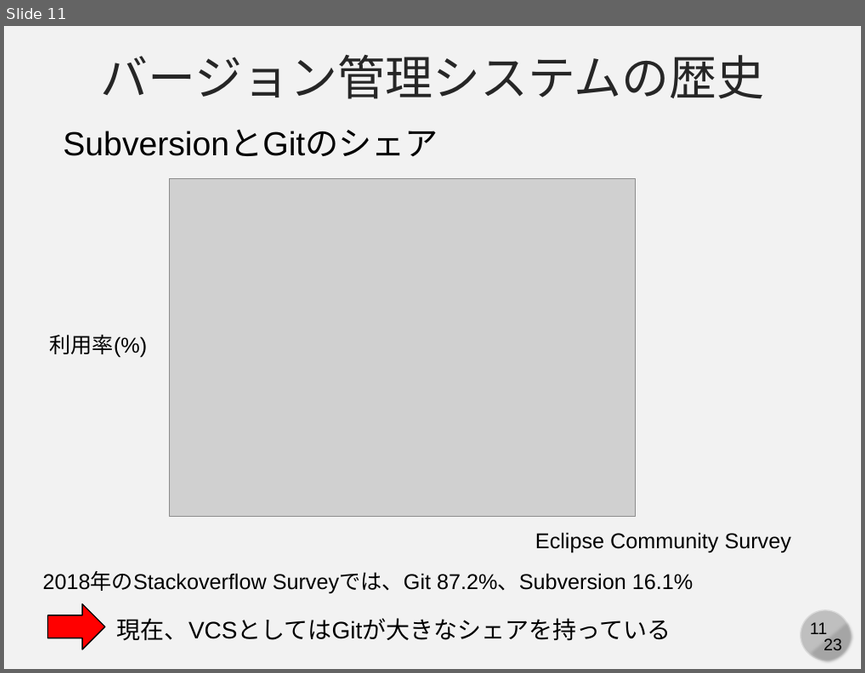
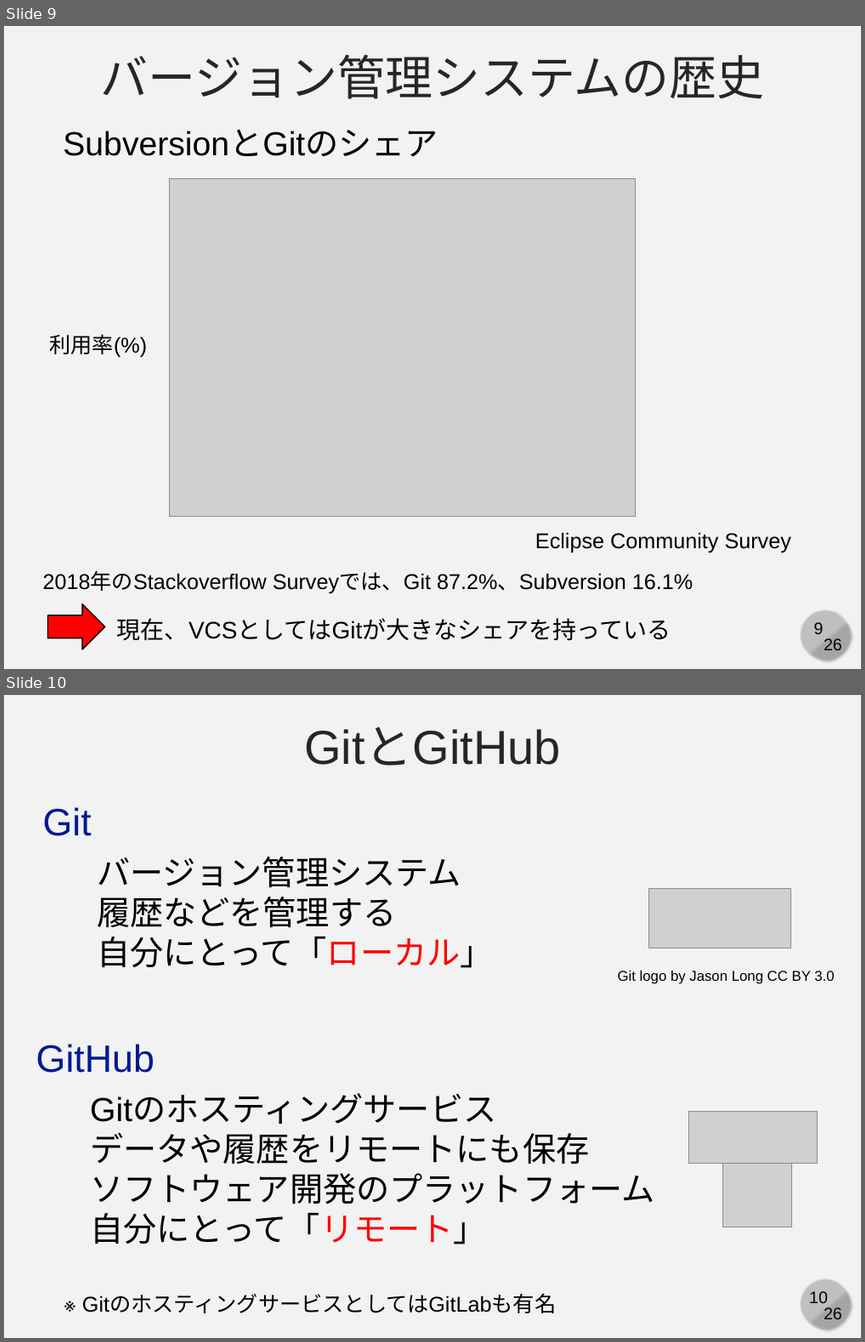
Before and after one commit to cpss2026-git/cpss2026-git.github.io, a slide deck: 01-lecture-git-basic/slides/01-a-vcs.pptx. Shown one above the other, each under a label of ours: slide 11 before the commit, slides 9 and 10 after it. The pictures are 865x673 and 865x1342 pixels, drawn with LibreOffice and Linux fonts; fonts in the diff are those of the drawing; grey boxes stand for pictures. Boxes give left, top, right and bottom in pixels: in the first picture for what was removed or moved away, otherwise in the second. Text is boxed around its words. In the diff, an @@ line names an element or a change of style, - is before the commit and + after.

```diff
--- a/01-lecture-git-basic/slides/01-a-vcs.pptx
+++ b/01-lecture-git-basic/slides/01-a-vcs.pptx
@@ slide 10 added at [4, 695, 861, 1338], background #F2F2F2; not listed: 4 template elements that a slide beside it also shows @@
@@ text added at [304, 726, 561, 766], 40 pt, text #262626 @@
+GitとGitHub
@@ text added at [43, 807, 92, 836], 32 pt, text #011893 @@
+Git
@@ text added at [97, 857, 494, 968], 28 pt, text #000000 @@
+バージョン管理システム
+履歴などを管理する
+自分にとって「ローカル」
@@ picture added at [648, 888, 791, 947] @@
@@ text added at [618, 970, 834, 984], 12 pt, text #000000 @@
+Git logo by Jason Long CC BY 3.0
@@ text added at [36, 1043, 154, 1072], 32 pt, text #011893 @@
+GitHub
@@ text added at [90, 1095, 654, 1244], 28 pt, text #000000 @@
+Gitのホスティングサービス
+データや履歴をリモートにも保存
+ソフトウェア開発のプラットフォーム
+自分にとって「リモート」
@@ picture added at [688, 1111, 817, 1163] @@
@@ picture added at [723, 1157, 792, 1227] @@
@@ text added at [55, 1287, 580, 1321], 18 pt, text #000000 @@
+※ GitのホスティングサービスとしてはGitLabも有名
@@ what was slide 11 is now slide 9 @@
@@ slide 9 changed as well @@
@@ page number at [814, 622, 823, 634]: text changed @@
-11
+9
@@ text at [823, 638, 842, 650]: text changed @@
-23
+26
```
Also in this commit, not shown: 22 other slides changed, 2 other slides added.
